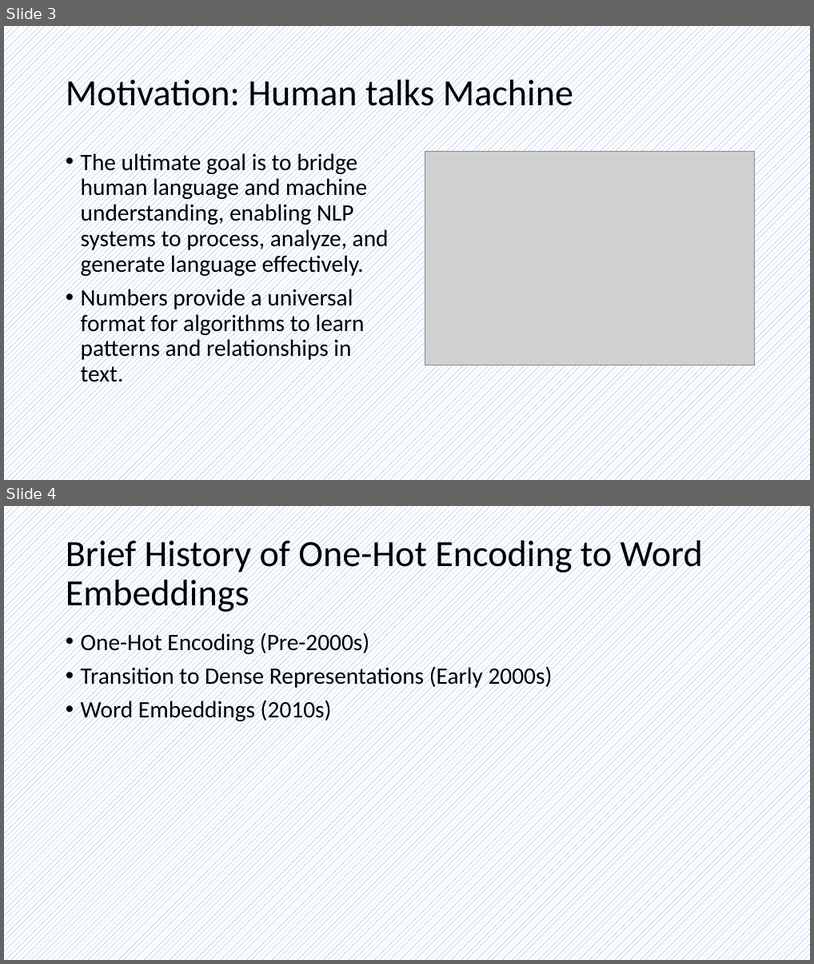
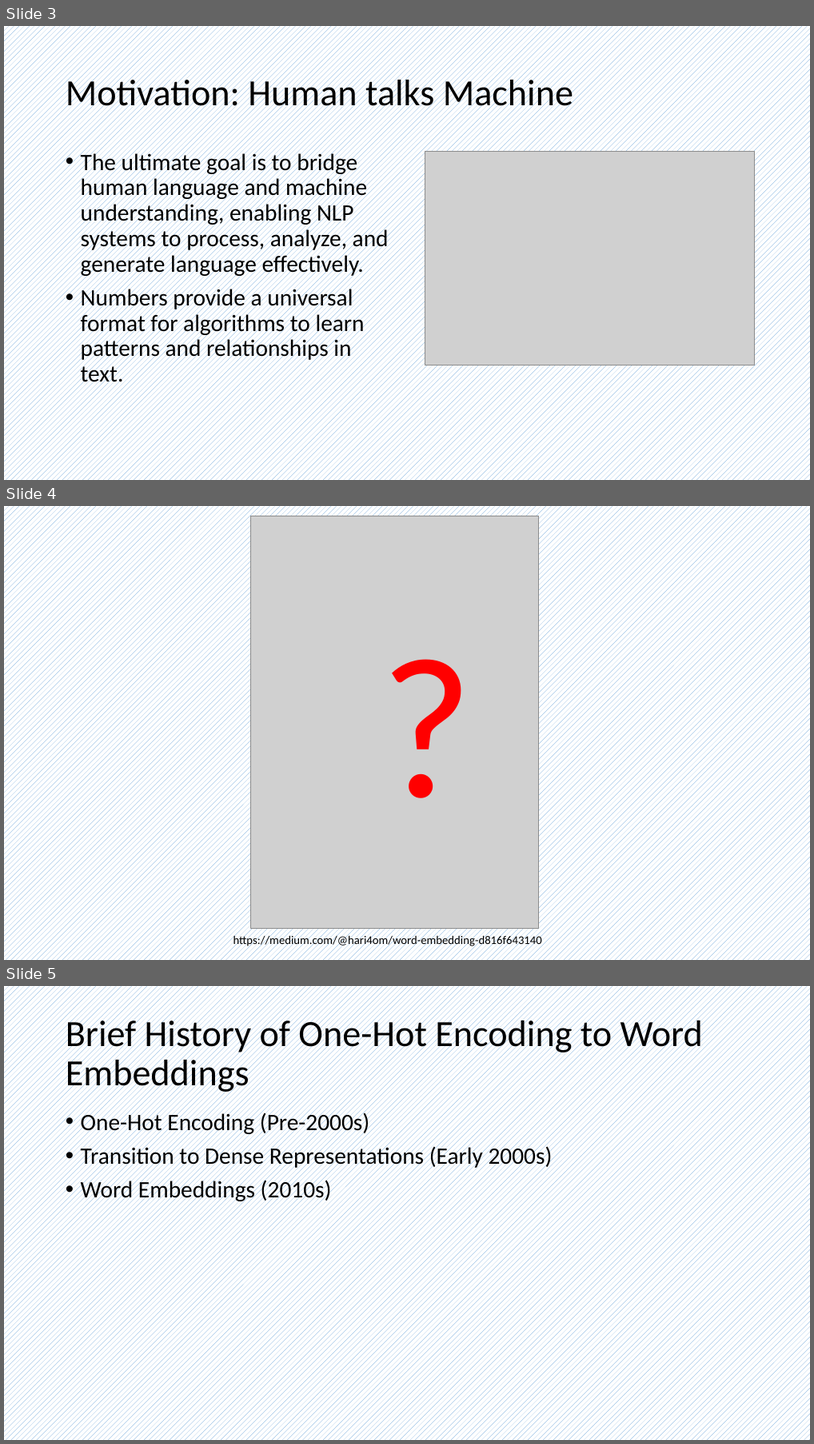
Before and after one commit to frankwxu/AI4DigitalForensics, a slide deck: CYFI445/lectures/10_word_embedding/0_word_embedding.pptx. Shown one above the other, each under a label of ours: slides 3 and 4 before the commit, slides 3, 4 and 5 after it. The pictures are 814x964 and 814x1444 pixels, drawn with LibreOffice and Linux fonts; fonts in the diff are those of the drawing; grey boxes stand for pictures; background and template pictures are left out. Boxes give left, top, right and bottom in pixels: in the first picture for what was removed or moved away, otherwise in the second. Text is boxed around its words. In the diff, an @@ line names an element or a change of style, - is before the commit and + after.

```diff
--- a/CYFI445/lectures/10_word_embedding/0_word_embedding.pptx
+++ b/CYFI445/lectures/10_word_embedding/0_word_embedding.pptx
@@ slide 4 added at (4, 506, 810, 960), background pattern #5B9BD5 on #FFFFFF @@
@@ picture added at (251, 516, 538, 928) @@
@@ text added at (375, 593, 482, 842), 239 pt, text #FF0000 @@
+?
@@ text added at (234, 933, 542, 947), 14 pt, text #000000 @@
+https://medium.com/@hari4om/word-embedding-d816f643140
@@ what was slide 4 is now slide 5 @@
```
Also in this commit, not shown: 2 other slides added, 1 other file.
